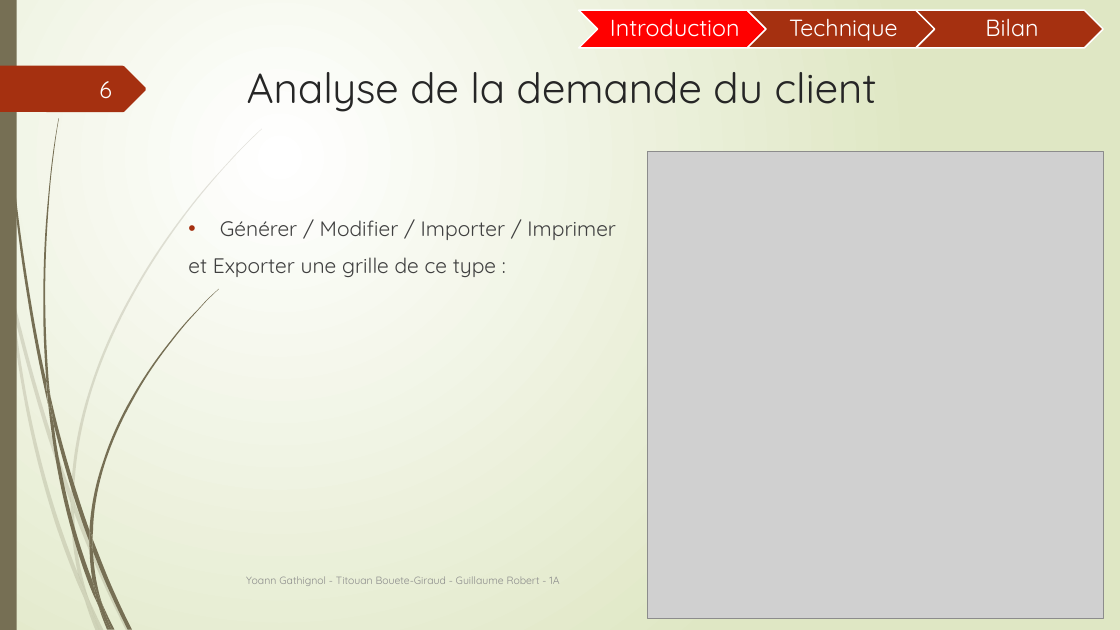
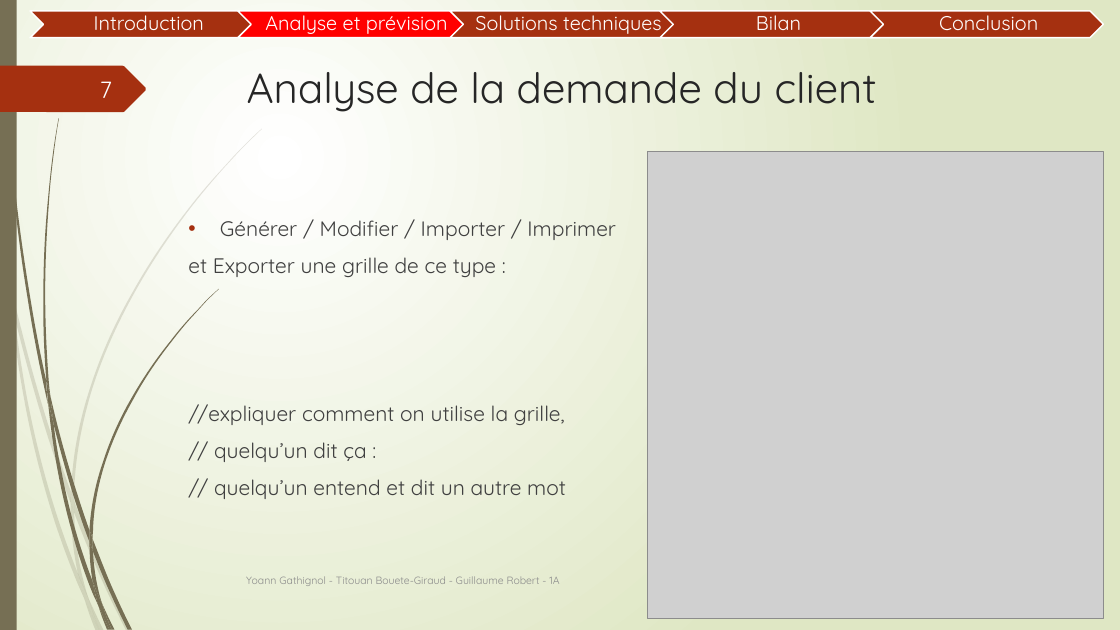
Before and after one commit to Guyoms/PTUT2016, a slide deck: slide 7 of IHearISay/I_HEAR_I_SAY_Intro.pptx (slide 6 before the commit). Drawn at 1120x630 pixels with LibreOffice and Linux fonts; fonts in the diff are those of the drawing; grey boxes stand for pictures. Boxes give left, top, right and bottom in pixels: in the first picture for what was removed or moved away, otherwise in the second. Text is boxed around its words. In the diff, an @@ line names an element or a change of style, - is before the commit and + after.

Commit message:
Dépôt pptx intro + pts techniques à améliorier

```diff
--- a/IHearISay/I_HEAR_I_SAY_Intro.pptx
+++ b/IHearISay/I_HEAR_I_SAY_Intro.pptx
@@ text "Introduction" at (94,9,204,31): size 20 to 17 pt; less space between paragraphs @@
@@ text "Introduction": place and size @@
-text "Introduction" at (610,19,740,37)
+text "Introduction" at (94,9,204,31)
@@ chevron: place and size @@
-chevron at (579,10,766,48)
+chevron at (450,11,684,38)
@@ chevron at (450,11,684,38): fill #FF0000 to #A53010 @@
@@ chevron: place and size @@
-chevron at (748,10,935,48)
+chevron at (660,11,894,38)
@@ text "Bilan": place and size @@
-text "Bilan" at (985,19,1038,37)
+text "Bilan" at (756,9,801,30)
@@ text "Bilan" at (756,9,801,30): size 20 to 17 pt; less space between paragraphs @@
@@ text removed at (789,19,897,41) @@
-Technique
@@ chevron: place and size @@
-chevron at (916,10,1103,48)
+chevron at (870,11,1104,38)
@@ group added at (30,9,1038,38): 3 texts, 2 chevrons @@
+Analyse et prévision
+Solutions techniques
+Conclusion
@@ page number at (100,81,112,98): text changed @@
-6
+7
@@ text at (188,404,566,499): paragraphs added @@
+//expliquer comment on utilise la grille,
+// quelqu’un dit ça :
+// quelqu’un entend et dit un autre mot
```
Also in this commit, not shown: 10 other slides changed, 1 slide added, 1 other file.
